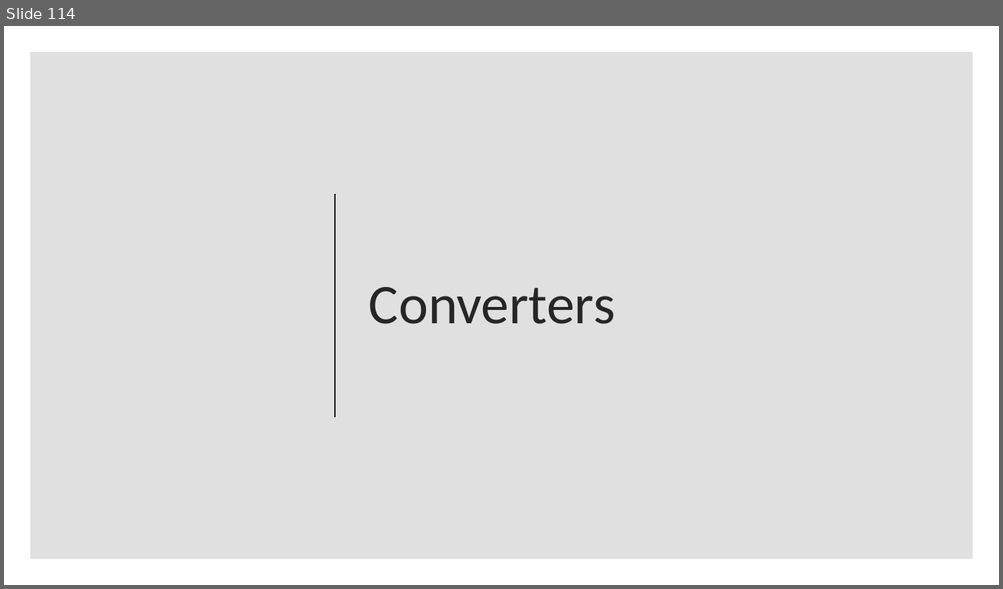
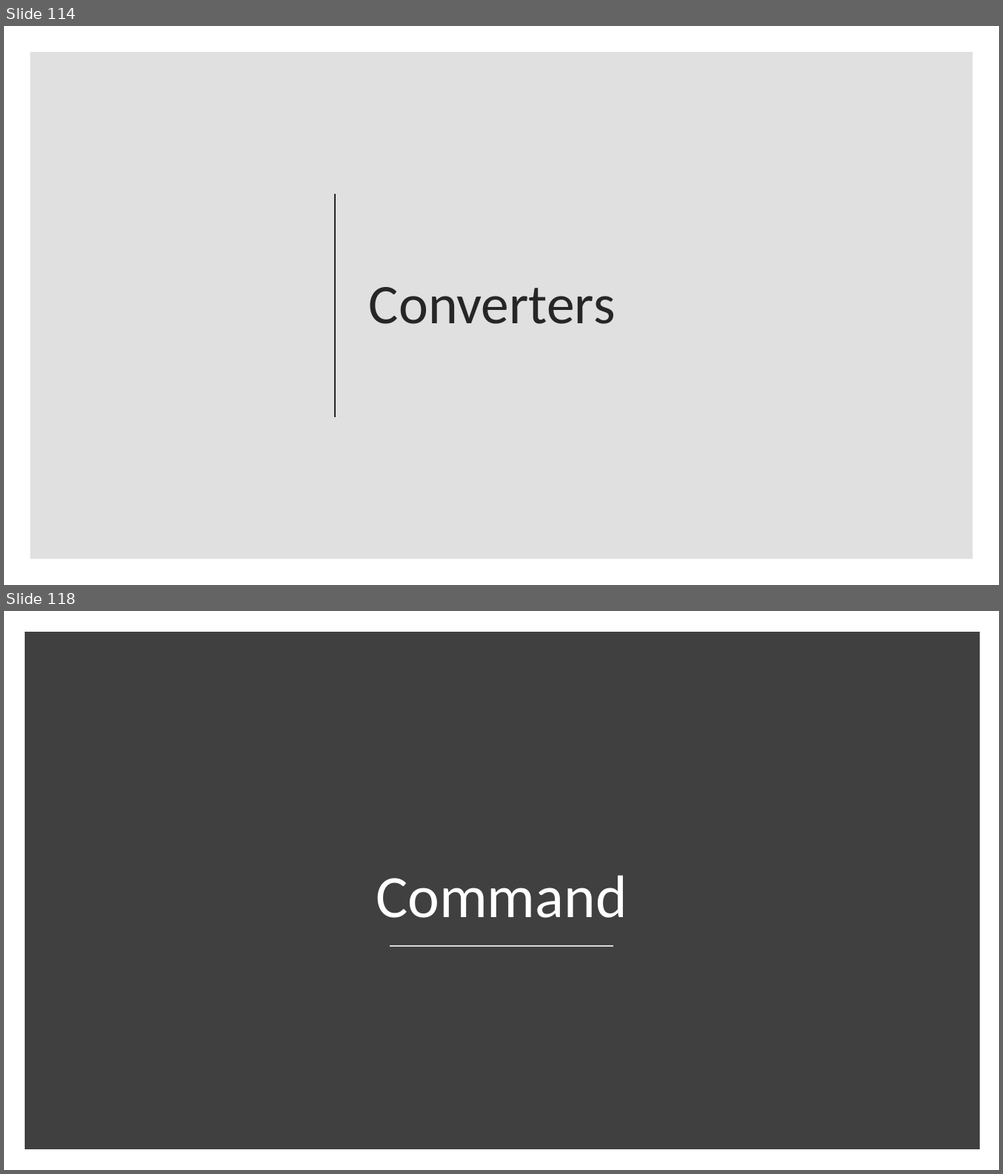
Before and after one commit to danieleromanazzi/wpf-tutorial, a slide deck: wpf-tutorial.pptx. Shown one above the other, each under a label of ours: slide 114 before the commit, slides 114 and 118 after it; the slides between them are not shown. The pictures are 1003x589 and 1003x1174 pixels, drawn with LibreOffice and Linux fonts; fonts in the diff are those of the drawing. Boxes give left, top, right and bottom in pixels: in the first picture for what was removed or moved away, otherwise in the second. Text is boxed around its words. In the diff, an @@ line names an element or a change of style, - is before the commit and + after.

```diff
--- a/wpf-tutorial.pptx
+++ b/wpf-tutorial.pptx
@@ slide 118 added at bbox=[4, 611, 999, 1170], background #FFFFFF @@
@@ rectangle added at bbox=[30, 637, 975, 1145], fill #404040, outline #404040 10 pt @@
@@ title added at bbox=[375, 875, 627, 918], 58 pt, text #FFFFFF @@
+Command
@@ line added from (390, 946) to (614, 946), #D9D9D9 1 pt @@
```
Also in this commit, not shown: 3 other slides added, 2 slides removed, 2 other files.
